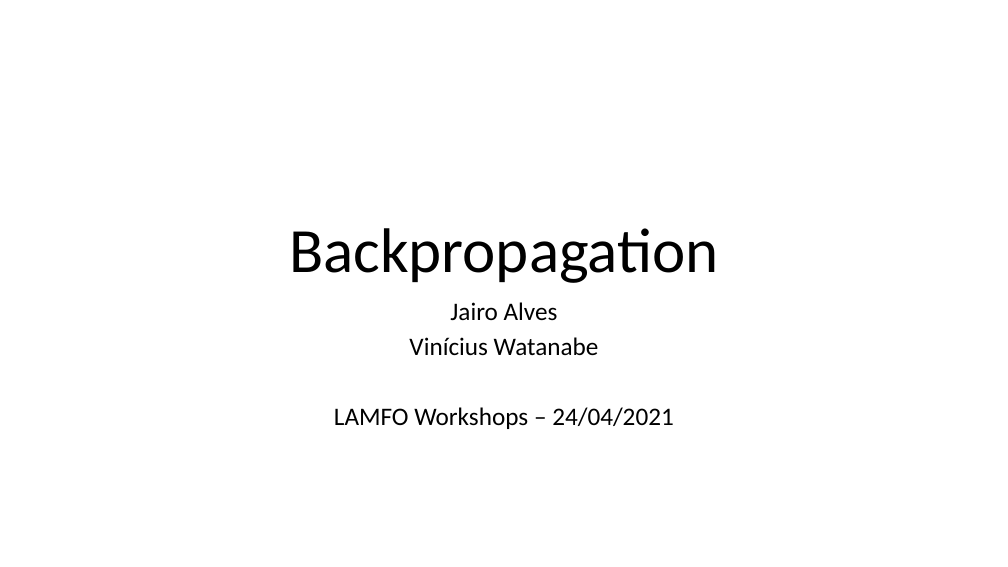
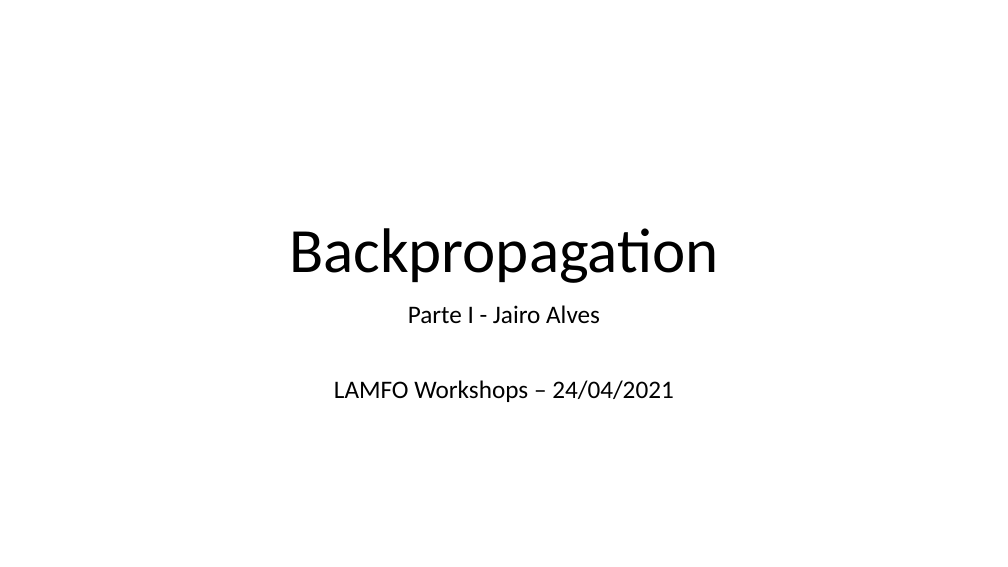
Before and after one commit to jairoalves/backpropagation, a slide deck: slide 1 of oficina de backpropagation/Apresentação_Equações.pptx. Drawn at 1008x567 pixels with LibreOffice and Linux fonts; fonts in the diff are those of the drawing. Boxes give left, top, right and bottom in pixels: in the first picture for what was removed or moved away, otherwise in the second. Text is boxed around its words. In the diff, an @@ line names an element or a change of style, - is before the commit and + after.

Commit message:
Apresentação até Backprop em um Neurônio
Apresentação completa até a explicação do backprop em um neurônio.

Próximo passo, explicar o cálculo dos deltas.

```diff
--- a/oficina de backpropagation/Apresentação_Equações.pptx
+++ b/oficina de backpropagation/Apresentação_Equações.pptx
@@ subtitle at [408,305,600,324]: text changed @@
-Jairo Alves
-Vinícius Watanabe
+Parte I - Jairo Alves
@@ subtitle at [334,380,674,402]: line spacing 0.8 to 0.9 @@
```
Also in this commit, not shown: 2 other slides changed, 2 slides added, 1 slide removed.
